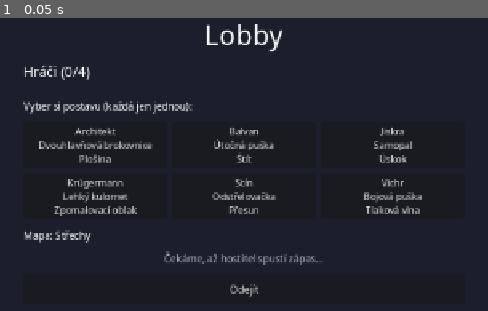
Above: before the commit, frame 1.
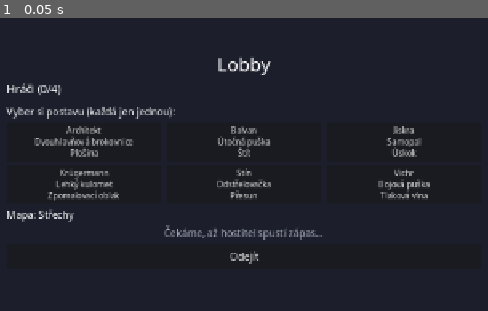
Above: after the commit, the same moment.

Repository: nejhorsiprogramatorsveta/Gun_game
Game: Godot game, scene res://src/ui/lobby.tscn
Two runs of this game, one before a commit and one after it. Both use one fixed random seed, a clock stepped at 60 frames per second and the inputs below. This scene is started directly instead of the project's main scene.
Inputs:
- Up to frame 1 (0.05 s): no input

The runs differ from the first frame. In frame 1, 8.2% of the frame differs, in the area x 1-89%, y 2-96%.

Commit message:
feat(ui): bigger practice button and a lobby that fits without scrolling
- practice button spans the full width, character and map pickers below it
- compact host lobby (smaller title, spacing, cards, buttons and hints)
- record the automated 4-player test on all maps and the profiling results
- version 0.1.15, archive 0.1.14 (build 46) changelog entry

Co-Authored-By: Claude Opus 5.5 <noreply@anthropic.com>

Diff:
--- a/data/changelog.tres
+++ b/data/changelog.tres
@@ -7,6 +7,10 @@
 entries = Array[Dictionary]([{
 "build": 0,
 "version": "",
+"change_keys": PackedStringArray("CHANGELOG_LAYOUT")
+}, {
+"build": 46,
+"version": "0.1.14",
 "change_keys": PackedStringArray("CHANGELOG_ARENAS")
 }, {
 "build": 44,
--- a/localization/translations.csv
+++ b/localization/translations.csv
@@ -163,3 +163,4 @@
 MENU_PRACTICE_ARENA,Mapa pro trénink (a první mapa při hostování)
 LOBBY_ARENA,"Mapa:"
 CHANGELOG_ARENAS,"Dvě nové mapy: Chrámové schody a Visuté mosty. Mapu vybírá hostitel v lobby, v tréninku ji vybereš v menu."
+CHANGELOG_LAYOUT,"Větší tlačítko Trénink (výběr postavy a mapy pod ním); lobby hostitele se vejde na obrazovku bez posouvání."
--- a/project.godot
+++ b/project.godot
@@ -6,7 +6,7 @@
 [application]
 
 config/name="gun_game"
-config/version="0.1.14"
+config/version="0.1.15"
 run/main_scene="res://src/ui/main_menu.tscn"
 config/features=PackedStringArray("4.7", "GL Compatibility")
 
--- a/src/ui/lobby.gd
+++ b/src/ui/lobby.gd
@@ -74,7 +74,7 @@
 	var grid := GridContainer.new()
 	grid.columns = 3
 	grid.add_theme_constant_override("h_separation", 8)
-	grid.add_theme_constant_override("v_separation", 8)
+	grid.add_theme_constant_override("v_separation", 6)
 	var column := _player_list.get_parent()
 	column.add_child(title)
 	column.add_child(grid)
@@ -85,8 +85,8 @@
 		var button := Button.new()
 		button.toggle_mode = true
 		button.auto_translate_mode = Node.AUTO_TRANSLATE_MODE_DISABLED
-		button.custom_minimum_size = Vector2(230, 70)
-		button.add_theme_font_size_override("font_size", 15)
+		button.custom_minimum_size = Vector2(248, 58)
+		button.add_theme_font_size_override("font_size", 13)
 		button.pressed.connect(_on_character_pressed.bind(String(id)))
 		grid.add_child(button)
 		_character_buttons[String(id)] = button
--- a/src/ui/lobby.tscn
+++ b/src/ui/lobby.tscn
@@ -26,13 +26,13 @@
 size_flags_vertical = 3
 
 [node name="Column" type="VBoxContainer" parent="Scroll/Center"]
-custom_minimum_size = Vector2(560, 0)
+custom_minimum_size = Vector2(760, 0)
 layout_mode = 2
-theme_override_constants/separation = 14
+theme_override_constants/separation = 6
 
 [node name="Title" type="Label" parent="Scroll/Center/Column"]
 layout_mode = 2
-theme_override_font_sizes/font_size = 44
+theme_override_font_sizes/font_size = 30
 text = "LOBBY_TITLE"
 horizontal_alignment = 1
 
@@ -40,7 +40,7 @@
 unique_name_in_owner = true
 auto_translate_mode = 2
 layout_mode = 2
-theme_override_font_sizes/font_size = 22
+theme_override_font_sizes/font_size = 18
 
 [node name="PlayerList" type="VBoxContainer" parent="Scroll/Center/Column"]
 unique_name_in_owner = true
@@ -49,11 +49,11 @@
 [node name="ShareSection" type="VBoxContainer" parent="Scroll/Center/Column"]
 unique_name_in_owner = true
 layout_mode = 2
-theme_override_constants/separation = 8
+theme_override_constants/separation = 4
 
 [node name="ShareTitle" type="Label" parent="Scroll/Center/Column/ShareSection"]
 layout_mode = 2
-theme_override_font_sizes/font_size = 22
+theme_override_font_sizes/font_size = 18
 text = "LOBBY_SHARE_TITLE"
 
 [node name="RoomCodeLabel" type="Label" parent="Scroll/Center/Column/ShareSection"]
@@ -71,15 +71,17 @@
 [node name="InternetHint" type="Label" parent="Scroll/Center/Column/ShareSection"]
 unique_name_in_owner = true
 auto_translate_mode = 2
-custom_minimum_size = Vector2(560, 0)
+custom_minimum_size = Vector2(760, 0)
 layout_mode = 2
 theme_override_colors/font_color = Color(0.7, 0.72, 0.78, 1)
+theme_override_font_sizes/font_size = 14
 autowrap_mode = 3
 
 [node name="SafetyHint" type="Label" parent="Scroll/Center/Column/ShareSection"]
-custom_minimum_size = Vector2(560, 0)
+custom_minimum_size = Vector2(760, 0)
 layout_mode = 2
 theme_override_colors/font_color = Color(0.7, 0.72, 0.78, 1)
+theme_override_font_sizes/font_size = 14
 text = "LOBBY_SHARE_SAFETY"
 autowrap_mode = 3
 
@@ -92,12 +94,12 @@
 
 [node name="StartButton" type="Button" parent="Scroll/Center/Column"]
 unique_name_in_owner = true
-custom_minimum_size = Vector2(0, 48)
+custom_minimum_size = Vector2(0, 40)
 layout_mode = 2
 text = "LOBBY_START"
 
 [node name="LeaveButton" type="Button" parent="Scroll/Center/Column"]
 unique_name_in_owner = true
-custom_minimum_size = Vector2(0, 48)
+custom_minimum_size = Vector2(0, 40)
 layout_mode = 2
 text = "LOBBY_LEAVE"
--- a/src/ui/main_menu.tscn
+++ b/src/ui/main_menu.tscn
@@ -36,26 +36,27 @@
 layout_mode = 2
 placeholder_text = "MENU_NAME_PLACEHOLDER"
 
+[node name="PracticeButton" type="Button" parent="Center/Column"]
+unique_name_in_owner = true
+custom_minimum_size = Vector2(0, 48)
+layout_mode = 2
+text = "MENU_PRACTICE"
+
 [node name="PracticeRow" type="HBoxContainer" parent="Center/Column"]
 layout_mode = 2
 
-[node name="PracticeButton" type="Button" parent="Center/Column/PracticeRow"]
+[node name="CharacterOption" type="OptionButton" parent="Center/Column/PracticeRow"]
 unique_name_in_owner = true
-custom_minimum_size = Vector2(0, 48)
+custom_minimum_size = Vector2(0, 36)
 layout_mode = 2
 size_flags_horizontal = 3
-text = "MENU_PRACTICE"
-
-[node name="CharacterOption" type="OptionButton" parent="Center/Column/PracticeRow"]
-unique_name_in_owner = true
-custom_minimum_size = Vector2(200, 48)
-layout_mode = 2
 tooltip_text = "MENU_PRACTICE_CHARACTER"
 
 [node name="ArenaOption" type="OptionButton" parent="Center/Column/PracticeRow"]
 unique_name_in_owner = true
-custom_minimum_size = Vector2(200, 48)
+custom_minimum_size = Vector2(0, 36)
 layout_mode = 2
+size_flags_horizontal = 3
 tooltip_text = "MENU_PRACTICE_ARENA"
 
 [node name="HostButton" type="Button" parent="Center/Column"]
Not shown, changed: CLAUDE.md
Not shown, changed: docs/PLAN.md
Not shown, changed: docs/PROGRESS.md
